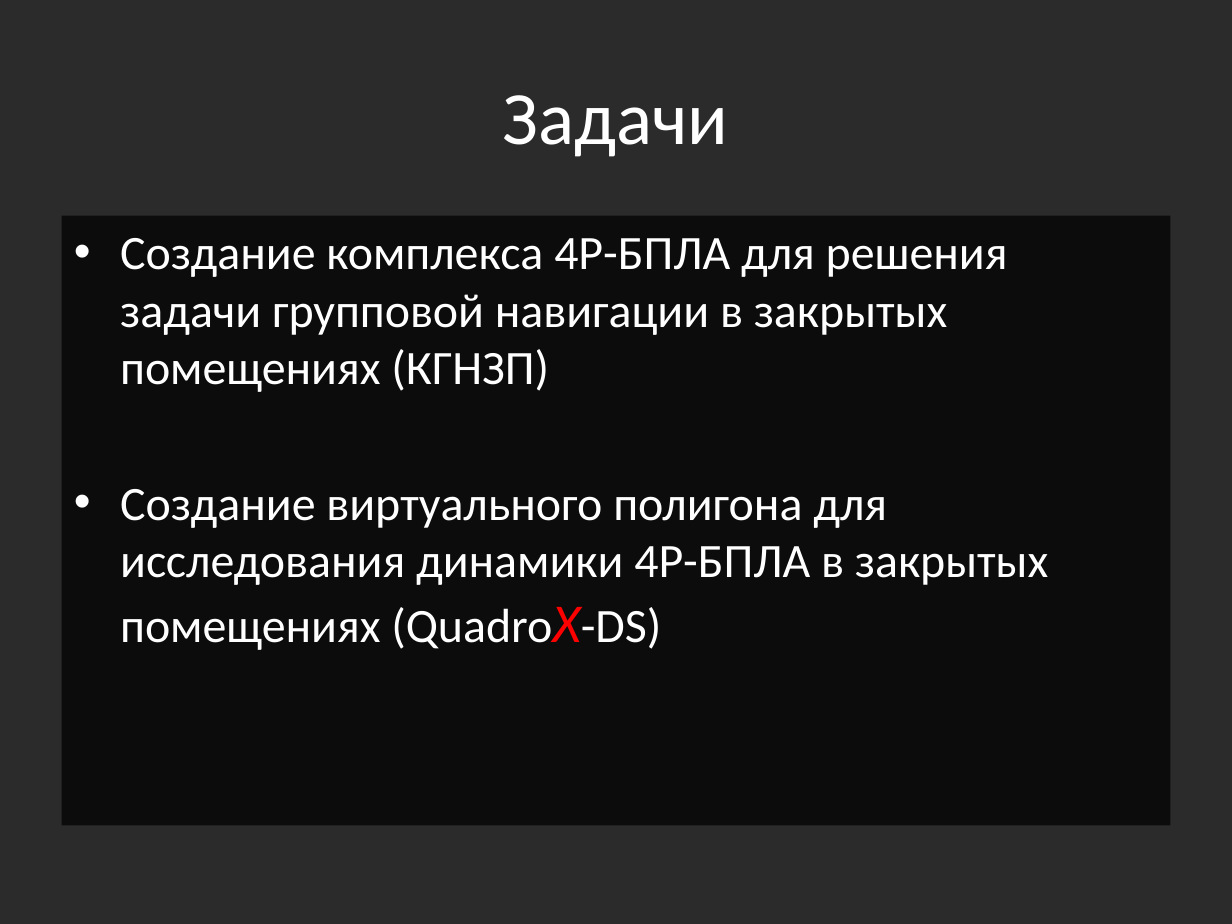
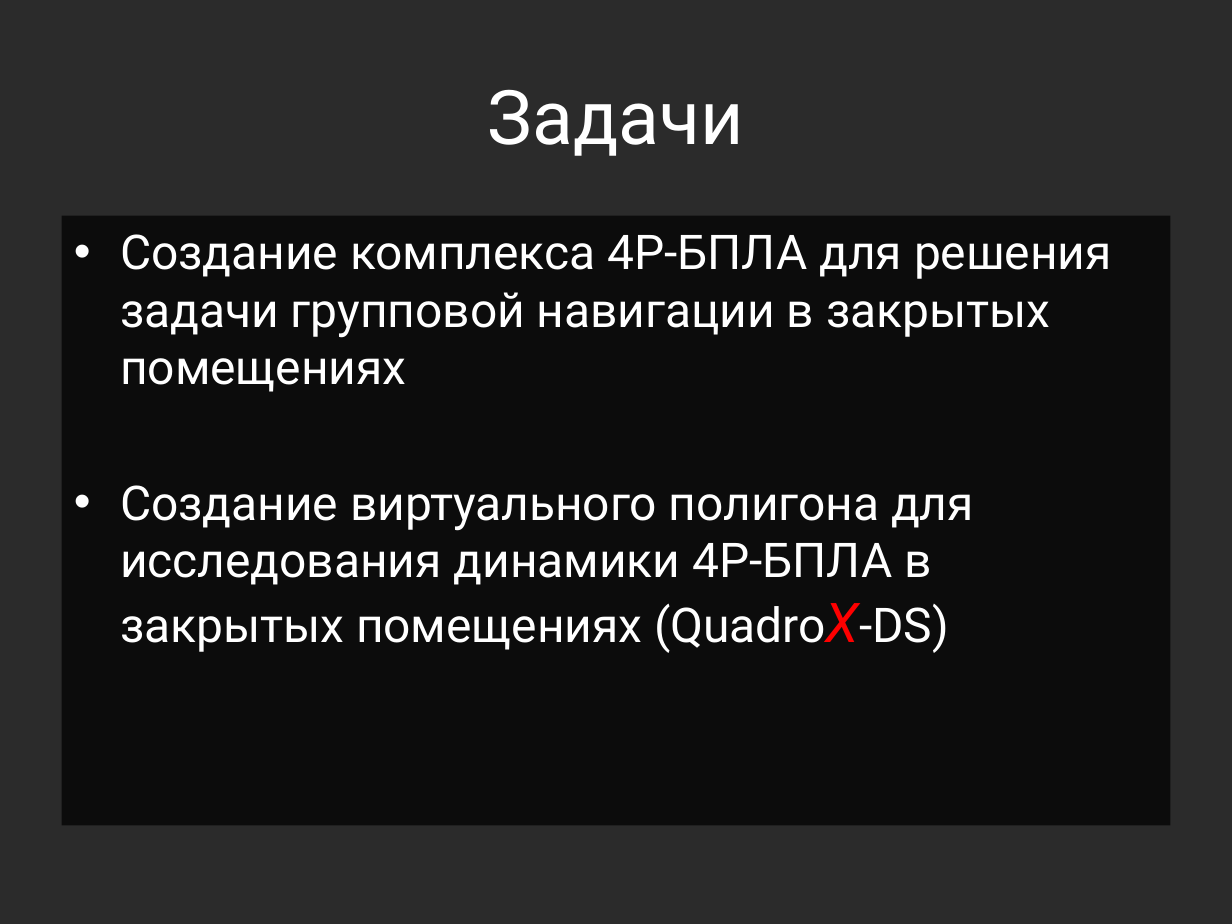
Before and after one commit to Jacobi20/quadro-xds, a slide deck: slide 2 of Docs/Medias2012_dhg.pptx. Drawn at 1232x924 pixels with LibreOffice and Linux fonts; fonts in the diff are those of the drawing; background and template pictures are left out; a plain dark background stands for a picture behind light text. Boxes give left, top, right and bottom in pixels: in the first picture for what was removed or moved away, otherwise in the second. Text is boxed around its words. In the diff, an @@ line names an element or a change of style, - is before the commit and + after.

```diff
--- a/Docs/Medias2012_dhg.pptx
+++ b/Docs/Medias2012_dhg.pptx
@@ title "Задачи" at (488,89,744,156): font Calibri to Roboto @@
@@ text at (120,234,1112,392): text changed; font Calibri to Roboto @@
-• Создание комплекса 4Р-БПЛА для решения задачи групповой навигации в закрытых помещениях (КГНЗП)
+• Создание комплекса 4Р-БПЛА для решения задачи групповой навигации в закрытых помещениях
@@ text at (120,485,974,653): font Calibri to Roboto in "Создание виртуального полигона для исследования динамики 4Р- ..." @@
```
Also in this commit, not shown: 11 other slides changed, 1 slide added, 6 other files.
